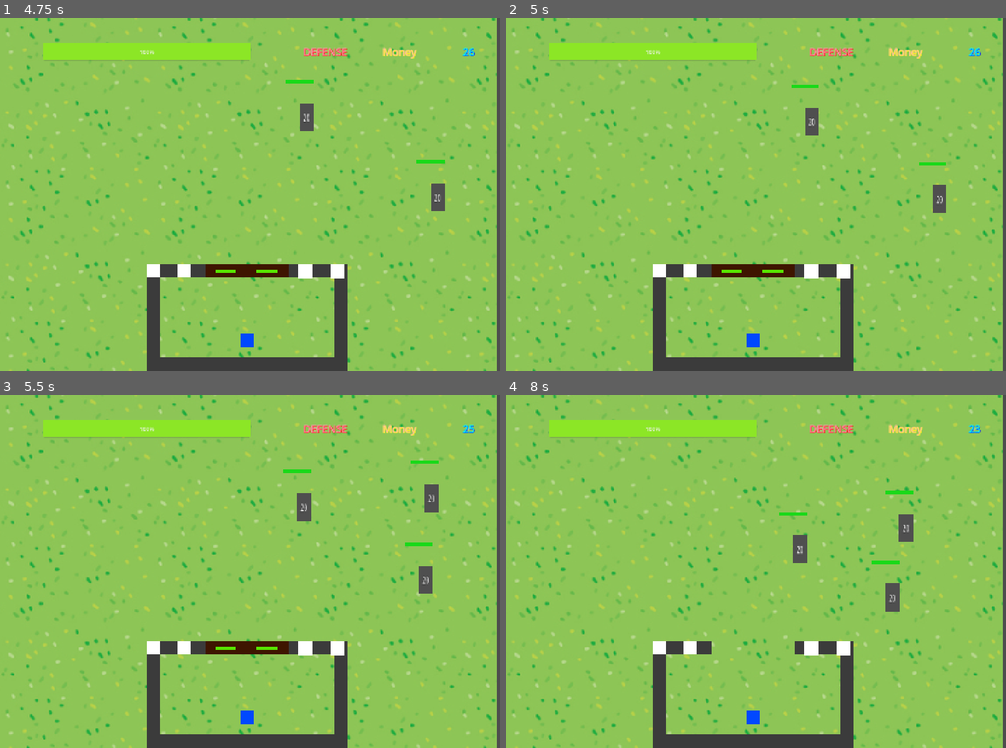
Above: before the commit, frames 1-4 (two rows, left to right).
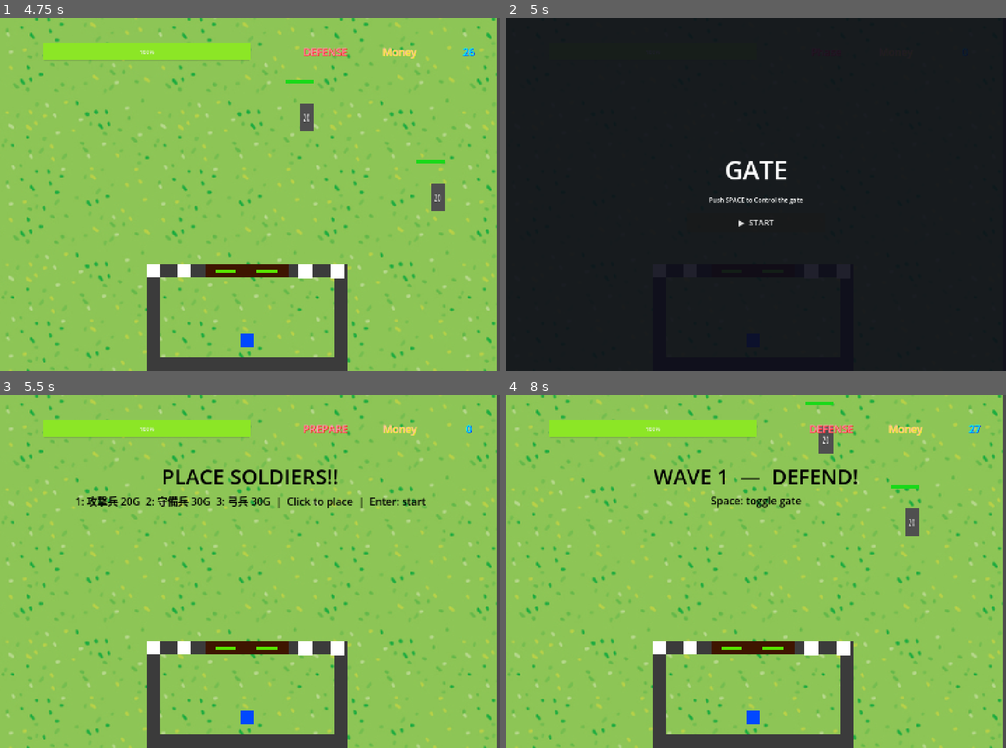
Above: after the commit, the same moments.

Repository: Tomatoguy1029/gamejam-1
Game: Godot game, scene res://src/core/main.tscn
The game is run twice, just before and just after one commit, with the same random seed, the same clock (stepped at 60 frames per second) and the same inputs.
Inputs (mouse positions are in pixels of both pictures, inside the frame that each line leads up to):
- Up to frame 1 (4.75 s): click "▶ START" at 0.5 s; tap Enter (ui_accept) at 1.25, 1.52, 2.27, 3.77, 4.52 s; move the mouse to (360, 176) at 1.27 s; tap 1 at 1.35, 3.6 s; click (360, 176) at 1.42 s; move the mouse to (150, 212) at 2.02 s; tap 2 at 2.1, 4.35 s; click (150, 212) at 2.17 s; move the mouse to (300, 116) at 2.77 s; tap 3 at 2.85 s; click (300, 116) at 2.92 s; move the mouse to (225, 265) at 3.52 s; click (225, 265) at 3.67 s; move the mouse to (400, 247) at 4.27 s; click (400, 247) at 4.42 s
- Up to frame 2 (5 s): tap Escape (ui_cancel) at 4.9 s
- Up to frame 3 (5.5 s): click (250, 599) at 5 s, where only the run after the commit has a clickable "▶ START"
- Up to frame 4 (8 s): tap Enter (ui_accept) at 5.75, 6.02, 7.52 s; move the mouse to (606, 518) at 5.77 s; tap 3 at 5.85 s; click (606, 518) at 5.92 s; move the mouse to (781, 571) at 6.52 s; tap 1 at 6.6 s; click (781, 571) at 6.67 s; move the mouse to (681, 483) at 7.27 s; tap 2 at 7.35 s; click (681, 483) at 7.42 s

Frame 1 is identical in both runs. In frame 2, 100% of the frame differs, in the area x 0-100%, y 0-100%; in frame 3, 2.6%; in frame 4, 2.8%.

Commit message:
細かな機能追加

Diff:
--- a/gate/src/core/game_manager.gd
+++ b/gate/src/core/game_manager.gd
@@ -107,3 +107,13 @@
 
 func get_phase_time_left() -> float:
 	return phase_timer.time_left
+
+func reset() -> void:
+	phase_timer.stop()
+	money            = CONFIG.initial_money
+	base_hp          = CONFIG.base_hp
+	wave_count       = 0
+	upgrade_atk      = 0
+	upgrade_hp       = 0
+	upgrade_atk_interval = 0.0
+	current_phase    = Phase.START
--- a/gate/src/core/main.gd
+++ b/gate/src/core/main.gd
@@ -11,6 +11,10 @@
 var _occupied_slots: Dictionary = {}
 
 var _wave_configs: Array = []
+
+# 敵全滅検知用
+var _all_enemies_spawned: bool = false
+var _remaining_to_spawn:  int  = 0
 
 @onready var units_node: Node2D   = $World/Units
 @onready var spawners: Node2D     = $World/Spawners
@@ -35,7 +39,18 @@
 		return
 	_wave_configs = json.get_data()
 
+func _process(_delta):
+	if GameManager.current_phase == GameManager.Phase.DEFENDING \
+			and _all_enemies_spawned \
+			and get_tree().get_nodes_in_group("enemies").is_empty():
+		GameManager.start_placing_phase()
+
 func _input(event):
+	# ESC でタイトルに戻る（任意フェーズ）
+	if event.is_action_pressed("ui_cancel"):
+		_return_to_title()
+		return
+
 	if GameManager.current_phase != GameManager.Phase.PLACING:
 		return
 
@@ -95,8 +110,14 @@
 				return slot
 	return null
 
+func _return_to_title() -> void:
+	GameManager.reset()
+	get_tree().reload_current_scene()
+
 func _on_phase_changed(new_phase):
 	if new_phase == GameManager.Phase.DEFENDING:
+		_all_enemies_spawned = false
+		_remaining_to_spawn  = 0
 		_spawn_wave(GameManager.wave_count - 1)
 	elif new_phase == GameManager.Phase.PLACING:
 		# 敵を全て削除
@@ -128,8 +149,9 @@
 		ally.queue_free()
 	_occupied_slots.clear()
 
-	# リザルト画面を表示
-	_wave_result.show_result(GameManager.wave_count, survivors, total_reward)
+	# リザルト画面を表示（waveクリア報酬は GameManager が自動付与）
+	_wave_result.show_result(GameManager.wave_count, survivors, total_reward,
+			GameManager.CONFIG.phase_clear_reward)
 
 func _on_wave_result_closed() -> void:
 	_shop_ui.show_after_result()
@@ -139,6 +161,11 @@
 		push_error("wave_configs の範囲外: " + str(phase_index))
 		return
 	var config = _wave_configs[phase_index]
+	# 全スポーン完了検知用カウンタを初期化
+	for group in config["groups"]:
+		_remaining_to_spawn += group["count"]
+	if _remaining_to_spawn == 0:
+		_all_enemies_spawned = true
 	for group in config["groups"]:
 		_spawn_group_delayed(group["scene"], group["count"], group["interval"],
 				group.get("start_delay", 0.0))
@@ -154,6 +181,9 @@
 	var scene = load(scene_path)
 	if scene == null:
 		push_error("シーンが見つかりません: " + scene_path)
+		_remaining_to_spawn -= count
+		if _remaining_to_spawn <= 0:
+			_all_enemies_spawned = true
 		return
 	for i in range(count):
 		if GameManager.current_phase != GameManager.Phase.DEFENDING:
@@ -162,6 +192,9 @@
 		units_node.add_child(enemy)
 		var spawn_node = spawners.get_children().pick_random()
 		enemy.global_position = spawn_node.global_position
+		_remaining_to_spawn -= 1
+		if _remaining_to_spawn <= 0:
+			_all_enemies_spawned = true
 		if i < count - 1:
 			await get_tree().create_timer(interval).timeout
 
--- a/gate/src/ui/hud.gd
+++ b/gate/src/ui/hud.gd
@@ -17,6 +17,13 @@
 	fill_style.bg_color = Color(0.55, 0.9, 0.15, 1.0)
 	hp_bar.add_theme_stylebox_override("fill", fill_style)
 
+	# タイトルに戻るボタン
+	var title_btn := Button.new()
+	title_btn.text = "タイトル"
+	title_btn.custom_minimum_size = Vector2(100, 50)
+	$HBoxContainer2/HBoxContainer.add_child(title_btn)
+	title_btn.pressed.connect(_on_title_pressed)
+
 func _on_phase_changed(new_phase):
 	phase_label.text = "DEFENSE" if new_phase == GameManager.Phase.DEFENDING else "PREPARE"
 
@@ -26,5 +33,9 @@
 func _on_hp_changed(hp):
 	hp_bar.value = hp
 
+func _on_title_pressed() -> void:
+	GameManager.reset()
+	get_tree().reload_current_scene()
+
 func _process(_delta):
 	time_label.text = str(int(GameManager.get_phase_time_left()))
--- a/gate/src/ui/wave_result.gd
+++ b/gate/src/ui/wave_result.gd
@@ -22,12 +22,16 @@
 	hide()
 
 ## survivors: { unit_id -> { "count": int, "reward": int } }
-func show_result(wave_num: int, survivors: Dictionary, total_reward: int) -> void:
+func show_result(wave_num: int, survivors: Dictionary, survivor_reward: int, clear_reward: int) -> void:
 	_title_label.text = "WAVE %d  CLEAR!" % wave_num
 
 	for child in _rows_box.get_children():
 		child.queue_free()
 
+	# WAVEクリア報酬
+	_add_row("WAVEクリア報酬", "", "+%dG" % clear_reward)
+
+	# 生存ユニット報酬
 	if survivors.is_empty():
 		_add_row("生存者なし", "", "")
 	else:
@@ -38,7 +42,8 @@
 			var rw: int          = data["reward"]
 			_add_row(uname, "%d体 × %dG" % [cnt, rw], "+%dG" % (cnt * rw))
 
-	_total_label.text = "生存ボーナス合計   +%dG" % total_reward
+	var grand_total: int = clear_reward + survivor_reward
+	_total_label.text = "合計   +%dG" % grand_total
 	show()
 
 func _add_row(label: String, rate: String, subtotal: String) -> void:
--- a/gate/src/units/ally/ally_archer.tscn
+++ b/gate/src/units/ally/ally_archer.tscn
@@ -8,7 +8,7 @@
 
 [node name="AllyArcher" type="CharacterBody2D" unique_id=734775882 groups=["allies"]]
 collision_layer = 2
-collision_mask = 21
+collision_mask = 23
 script = ExtResource("1_s06g3")
 unit_id = "ally_archer"
 
--- a/gate/src/units/ally/ally_attacker.tscn
+++ b/gate/src/units/ally/ally_attacker.tscn
@@ -8,7 +8,7 @@
 
 [node name="AllyAttacker" type="CharacterBody2D" unique_id=1921780782 groups=["allies"]]
 collision_layer = 2
-collision_mask = 21
+collision_mask = 23
 script = ExtResource("1_8xqjs")
 unit_id = "ally_attacker"
 metadata/_edit_group_ = true
--- a/gate/src/units/ally/ally_tank.tscn
+++ b/gate/src/units/ally/ally_tank.tscn
@@ -8,7 +8,7 @@
 
 [node name="AllyTank" type="CharacterBody2D" unique_id=360973355 groups=["allies"]]
 collision_layer = 2
-collision_mask = 21
+collision_mask = 23
 script = ExtResource("1_2p0ei")
 unit_id = "ally_tank"
 metadata/_edit_group_ = true
--- a/gate/src/units/enemy/enemy_base.gd
+++ b/gate/src/units/enemy/enemy_base.gd
@@ -33,10 +33,10 @@
 		if gate_passable and global_position.y > (gate.global_position.y + 30 if gate else 99999):
 			_entered_inner = true
 
-	# 城壁内：本陣を目指しつつ、射程内の味方に反撃
+	# 城壁内：味方がいれば追う、いなければ本陣へ
 	if _entered_inner:
 		var nearest_ally = _find_nearest_ally()
-		if nearest_ally and global_position.distance_to(nearest_ally.global_position) <= attack_range:
+		if nearest_ally:
 			target = nearest_ally
 			return
 		target = get_tree().get_first_node_in_group("main_base")
@@ -73,7 +73,7 @@
 func _find_nearest_ally() -> Node:
 	var allies = get_tree().get_nodes_in_group("allies")
 	var nearest = null
-	var nearest_dist = attack_range + 1.0
+	var nearest_dist = INF
 	for a in allies:
 		if not a.is_dead:
 			var d = global_position.distance_to(a.global_position)
--- a/gate/src/units/enemy/enemy_breaker.tscn
+++ b/gate/src/units/enemy/enemy_breaker.tscn
@@ -9,7 +9,7 @@
 [node name="EnemyBreaker" type="CharacterBody2D" unique_id=1772933990 groups=["enemies"]]
 scale = Vector2(1, 2)
 collision_layer = 4
-collision_mask = 27
+collision_mask = 31
 script = ExtResource("1_4mb6k")
 unit_id = "enemy_breaker"
 metadata/_edit_group_ = true
--- a/gate/src/units/enemy/enemy_dash.tscn
+++ b/gate/src/units/enemy/enemy_dash.tscn
@@ -9,7 +9,7 @@
 [node name="EnemyDash" type="CharacterBody2D" unique_id=1772933990 groups=["enemies"]]
 scale = Vector2(1, 2)
 collision_layer = 4
-collision_mask = 27
+collision_mask = 31
 script = ExtResource("1_mwpar")
 unit_id = "enemy_dash"
 metadata/_edit_group_ = true
--- a/gate/src/units/enemy/enemy_heavy.tscn
+++ b/gate/src/units/enemy/enemy_heavy.tscn
@@ -9,7 +9,7 @@
 [node name="EnemyHeavy" type="CharacterBody2D" unique_id=1772933990 groups=["enemies"]]
 scale = Vector2(1, 2)
 collision_layer = 4
-collision_mask = 27
+collision_mask = 31
 script = ExtResource("1_ik3cd")
 unit_id = "enemy_heavy"
 metadata/_edit_group_ = true
--- a/gate/src/units/enemy/enemy_summoner.tscn
+++ b/gate/src/units/enemy/enemy_summoner.tscn
@@ -10,7 +10,7 @@
 [node name="EnemySummoner" type="CharacterBody2D" unique_id=1772933990 groups=["enemies"]]
 scale = Vector2(1, 2)
 collision_layer = 4
-collision_mask = 27
+collision_mask = 31
 script = ExtResource("1_iwegk")
 swarm_scene = ExtResource("2_lxgto")
 unit_id = "enemy_summoner"
--- a/gate/src/units/enemy/enemy_swarm.tscn
+++ b/gate/src/units/enemy/enemy_swarm.tscn
@@ -9,7 +9,7 @@
 [node name="EnemySwarm" type="CharacterBody2D" unique_id=1772933990 groups=["enemies"]]
 scale = Vector2(0.5, 1)
 collision_layer = 4
-collision_mask = 27
+collision_mask = 31
 script = ExtResource("1_5hpml")
 unit_id = "enemy_swarm"
 
